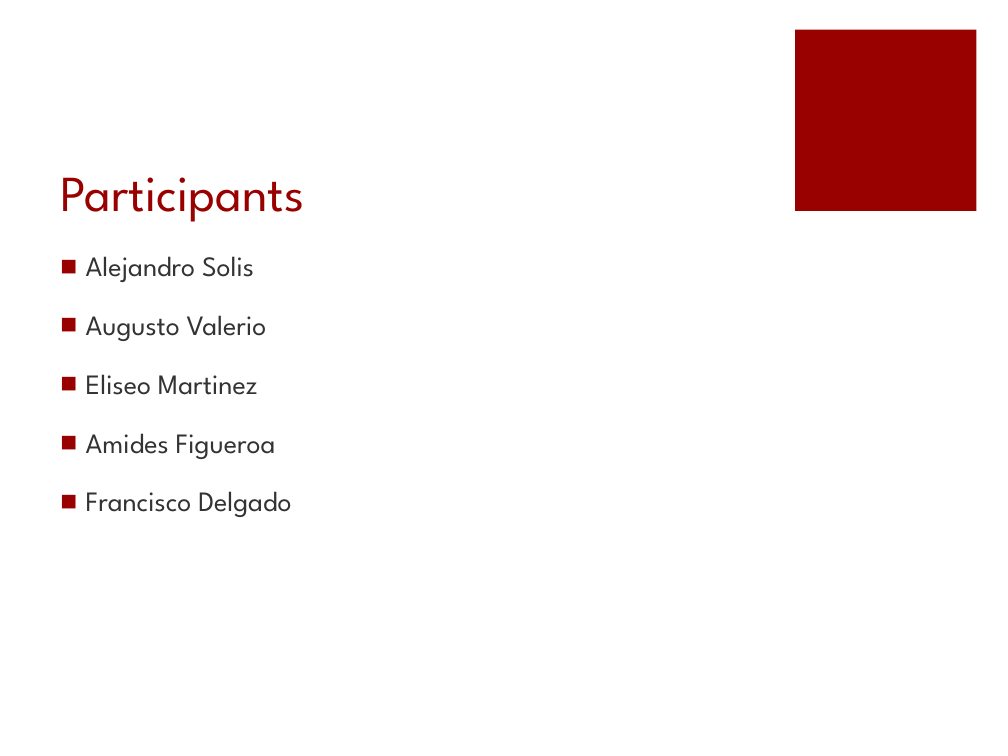
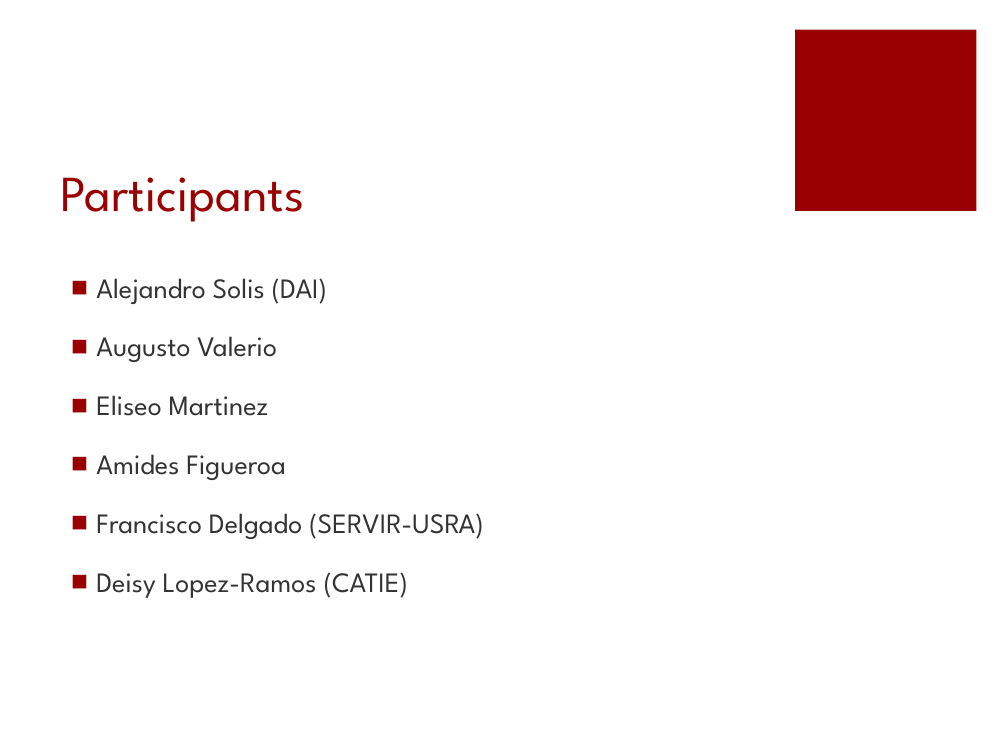
Before and after one commit to anna-ce/LHASAadvanced, a slide deck: slide 2 of ECA-RCCP-WorshopApr2016.pptx. Drawn at 1008x756 pixels with LibreOffice and Linux fonts; fonts in the diff are those of the drawing. Boxes give left, top, right and bottom in pixels: in the first picture for what was removed or moved away, otherwise in the second. Text is boxed around its words. In the diff, an @@ line names an element or a change of style, - is before the commit and + after.

```diff
--- a/ECA-RCCP-WorshopApr2016.pptx
+++ b/ECA-RCCP-WorshopApr2016.pptx
@@ text "Alejandro Solis (DAI)": place and size @@
-text "Alejandro Solis (DAI)" at <box>86,256,291,517</box>
+text "Alejandro Solis (DAI)" at <box>96,278,484,598</box>
@@ text at <box>96,278,327,304</box>: text changed @@
-■ Alejandro Solis
+■ Alejandro Solis (DAI)
@@ text at <box>96,513,484,598</box>: text changed @@
-■ Francisco Delgado
+■ Francisco Delgado (SERVIR-USRA)
+■ Deisy Lopez-Ramos (CATIE)
```
Also in this commit, not shown: 1 other slide changed, 15 other files.
